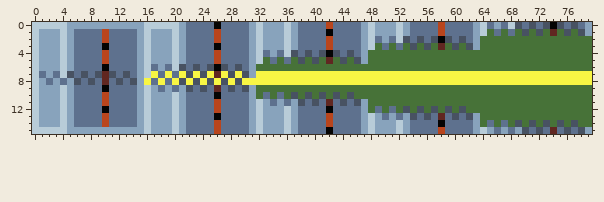
File history of a sprite sheet, sprites/Door.png. This is how it looked before the edit.
The file is 80x16 pixels.
After the commit:
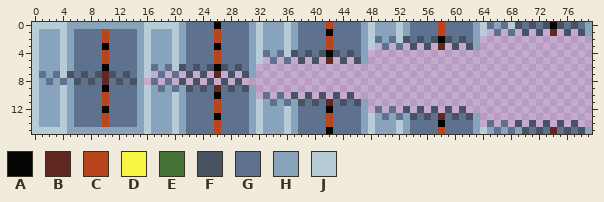
Palette (. is transparent): A #050403  B #612721  C #b9451d  D #f8f644  E #477238  F #485262  G #5e718e  H #88a3bc  J #b8ccd8
Difference:
y 1: x 65 E -> .; x 67 E -> .; x 69 E -> .; x 71 E -> .; x 73 E -> .; x 75 E -> .; x 77 E -> .
y 2: x 64..79 EEEEEEEEEEEEEEEE -> ................
y 3: x 49 E -> .; x 51 E -> .; x 53 E -> .; x 55 E -> .; x 57 E -> .; x 59 E -> .; x 61 E -> .; x 64..79 EEEEEEEEEEEEEEEE -> ................
y 4: x 48..79 EEEEEEEEEEEEEEEEEEEEEEEEEEEEEEEE -> ................................
y 5: x 33 E -> .; x 35 E -> .; x 37 E -> .; x 39 E -> .; x 41 E -> .; x 43 E -> .; x 45 E -> .; x 48..79 EEEEEEEEEEEEEEEEEEEEEEEEEEEEEEEE -> ................................
y 6: x 32..79 EEEEEEEEEEEEEEEEEEEEEEEEEEEEEEEEEEEEEEEEEEEEEEEE -> ................................................
y 7: x 17 D -> .; x 19 D -> .; x 21 D -> .; x 23 D -> .; x 25 D -> .; x 27 D -> .; x 29 D -> .; x 32..79 DDDDDDDDDDDDDDDDDDDDDDDDDDDDDDDDDDDDDDDDDDDDDDDD -> ................................................
y 8: x 16 D -> .; x 18 D -> .; x 20 D -> .; x 22 D -> .; x 24 D -> .; x 26 D -> .; x 28 D -> .; x 30..79 DDDDDDDDDDDDDDDDDDDDDDDDDDDDDDDDDDDDDDDDDDDDDDDDDD -> ..................................................
y 9: x 32..79 EEEEEEEEEEEEEEEEEEEEEEEEEEEEEEEEEEEEEEEEEEEEEEEE -> ................................................
y 10: x 32 E -> .; x 34 E -> .; x 36 E -> .; x 38 E -> .; x 40 E -> .; x 42 E -> .; x 44 E -> .; x 46..79 EEEEEEEEEEEEEEEEEEEEEEEEEEEEEEEEEE -> ..................................
y 11: x 48..79 EEEEEEEEEEEEEEEEEEEEEEEEEEEEEEEE -> ................................
y 12: x 48 E -> .; x 50 E -> .; x 52 E -> .; x 54 E -> .; x 56 E -> .; x 58 E -> .; x 60 E -> .; x 62..79 EEEEEEEEEEEEEEEEEE -> ..................
y 13: x 64..79 EEEEEEEEEEEEEEEE -> ................
y 14: x 64 E -> .; x 66 E -> .; x 68 E -> .; x 70 E -> .; x 72 E -> .; x 74 E -> .; x 76 E -> .; x 78..79 EE -> ..
